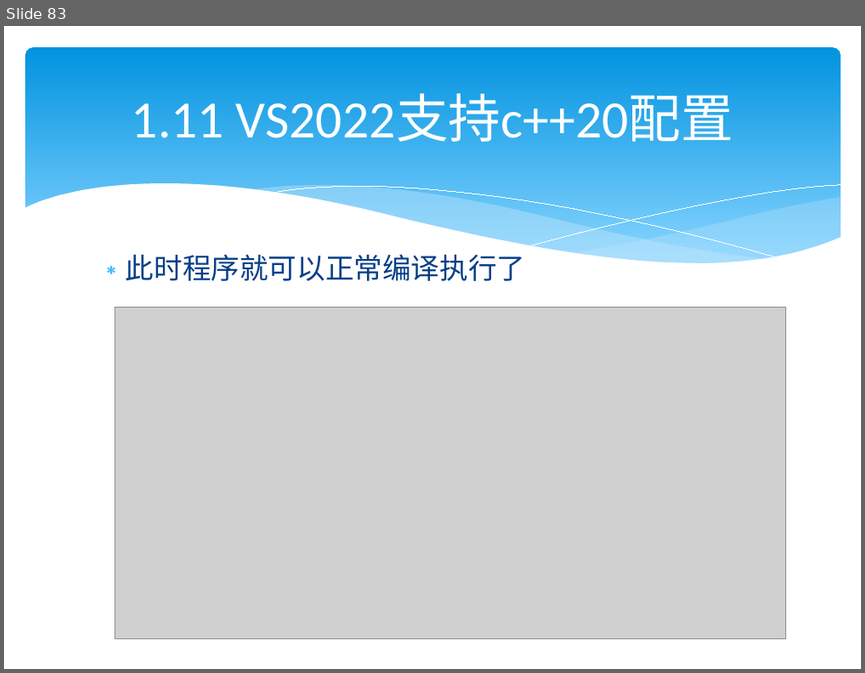
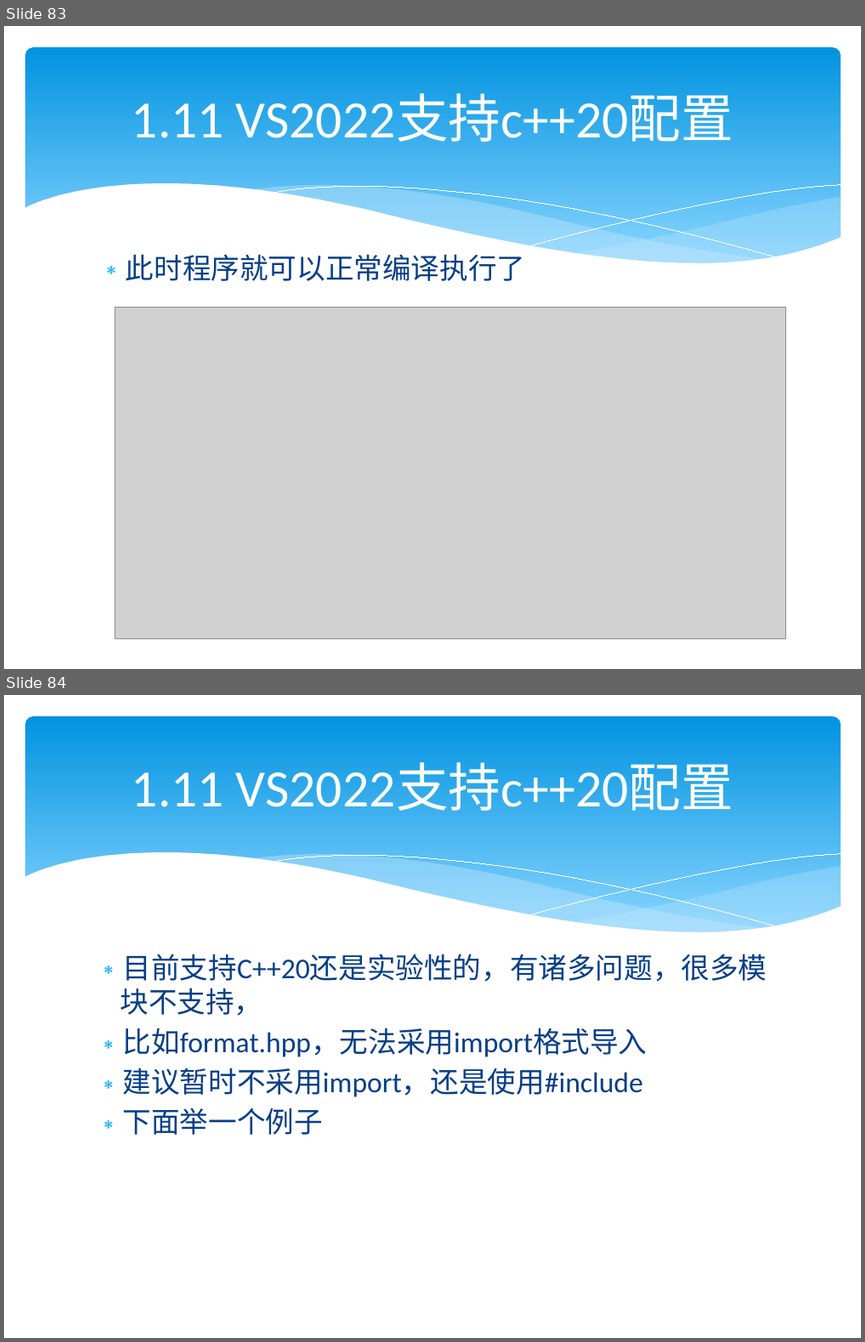
Before and after one commit to lamplight8/cpp, a slide deck: ppt/ch01_绪论_3.pptx. Shown one above the other, each under a label of ours: slide 83 before the commit, slides 83 and 84 after it. The pictures are 865x673 and 865x1342 pixels, drawn with LibreOffice and Linux fonts; fonts in the diff are those of the drawing; grey boxes stand for pictures. Boxes give left, top, right and bottom in pixels: in the first picture for what was removed or moved away, otherwise in the second. Text is boxed around its words. In the diff, an @@ line names an element or a change of style, - is before the commit and + after.

```diff
--- a/ppt/ch01_绪论_3.pptx
+++ b/ppt/ch01_绪论_3.pptx
@@ slide 84 added at [4,695,861,1338], background #FFFFFF; not listed: 6 template elements that a slide beside it also shows @@
@@ title added at [132,762,733,811], 44 pt, text #FFFFFF @@
+1.11 VS2022支持c++20配置
@@ text added at [120,953,767,1134], 24 pt, text #073E87 @@
+∗ 目前支持C++20还是实验性的，有诸多问题，很多模块不支持，
+∗ 比如format.hpp，无法采用import格式导入
+∗ 建议暂时不采用import，还是使用#include
+∗ 下面举一个例子
```
Also in this commit, not shown: 14 slides changed, 10 other slides added, 1 other file.
